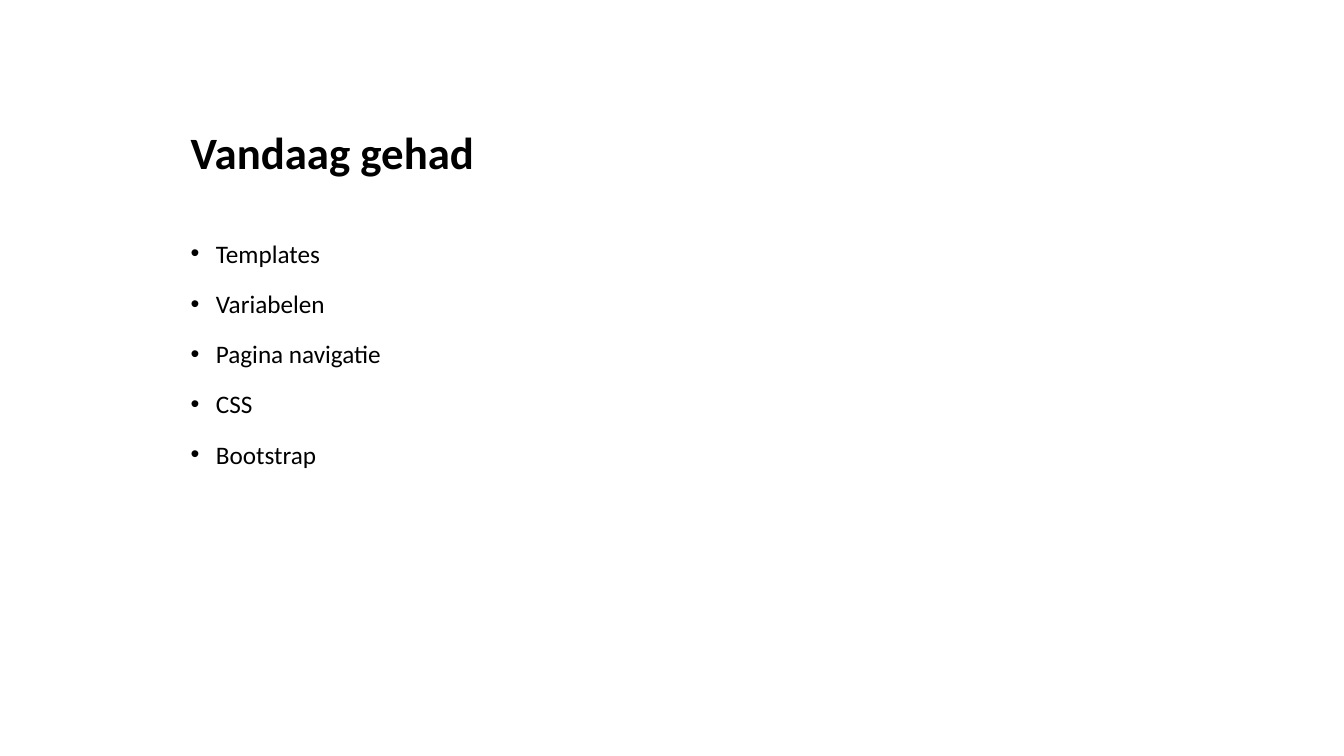
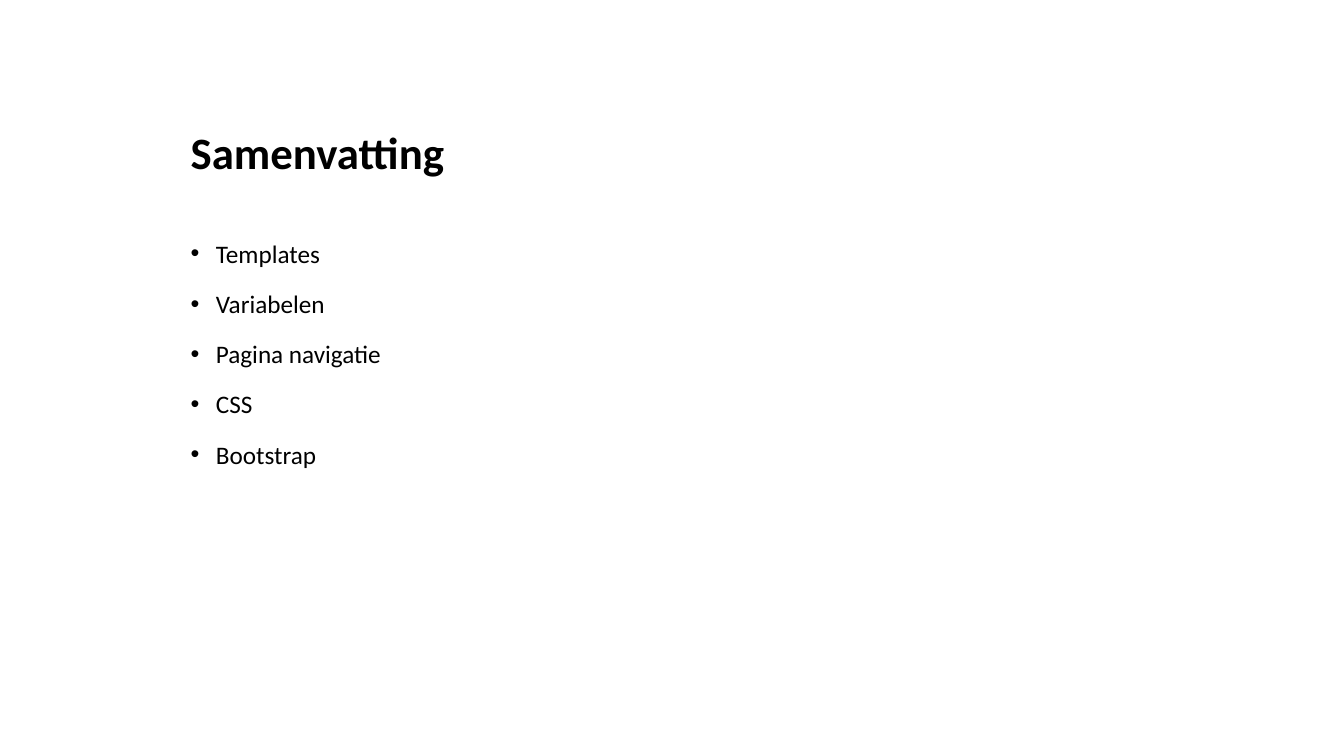
Before and after one commit to AlfaCollegeTeamICT/DIP1, a slide deck: slide 18 of FlaskTemplate/Presentation2.pptx. Drawn at 1344x756 pixels with LibreOffice and Linux fonts; fonts in the diff are those of the drawing. Boxes give left, top, right and bottom in pixels: in the first picture for what was removed or moved away, otherwise in the second. Text is boxed around its words. In the diff, an @@ line names an element or a change of style, - is before the commit and + after.

Commit message:
add:presentatie2

```diff
--- a/FlaskTemplate/Presentation2.pptx
+++ b/FlaskTemplate/Presentation2.pptx
@@ title at <box>191,137,444,177</box>: text changed @@
-Vandaag gehad
+Samenvatting
```
